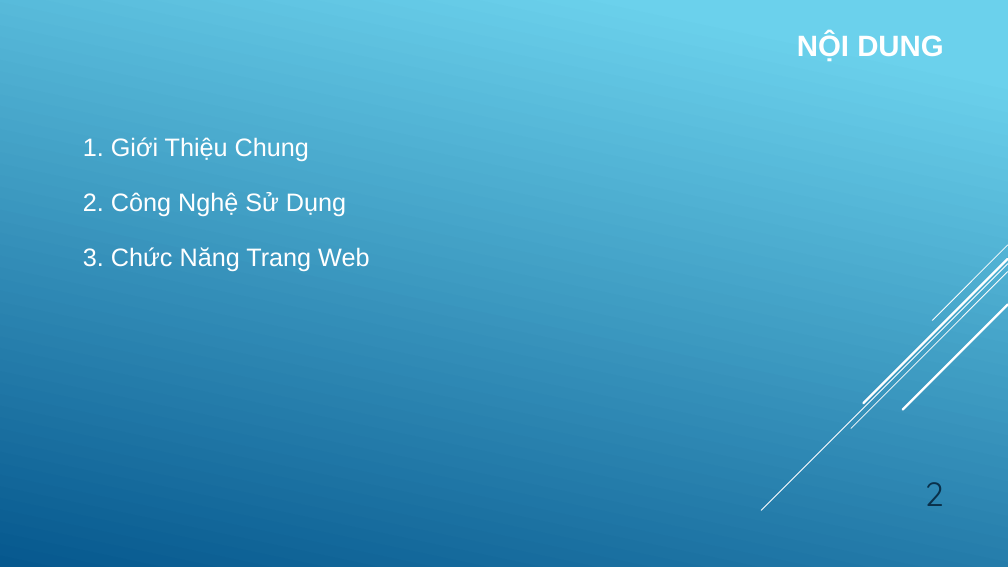
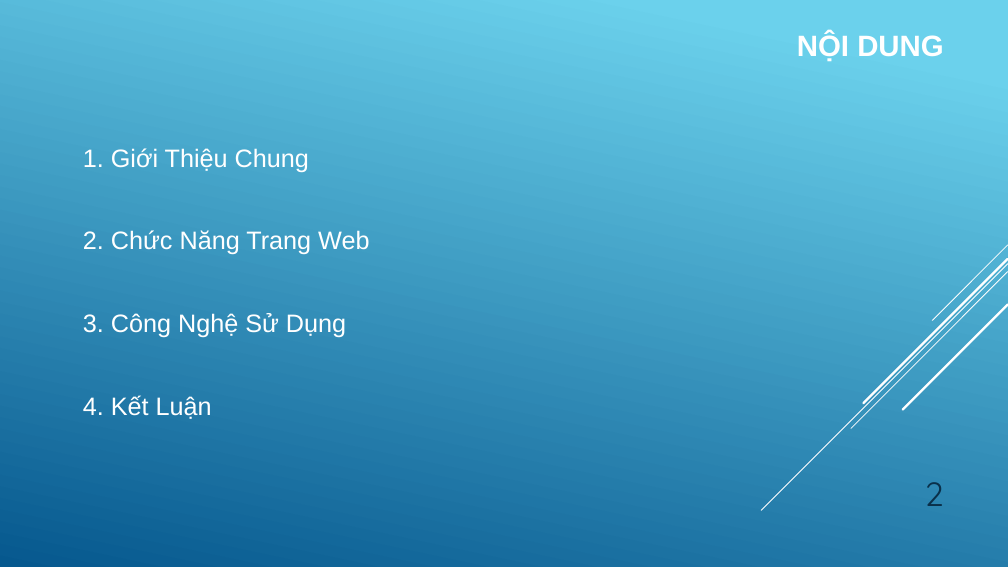
Before and after one commit to quangdat99/btl, a slide deck: slide 2 of Slide.pptx. Drawn at 1008x567 pixels with LibreOffice and Linux fonts; fonts in the diff are those of the drawing. Boxes give left, top, right and bottom in pixels: in the first picture for what was removed or moved away, otherwise in the second. Text is boxed around its words. In the diff, an @@ line names an element or a change of style, - is before the commit and + after.

Commit message:
Slide

```diff
--- a/Slide.pptx
+++ b/Slide.pptx
@@ text "1. Giới Thiệu Chung": place and size @@
-text "1. Giới Thiệu Chung" at box(83, 137, 309, 161)
+text "1. Giới Thiệu Chung" at box(83, 148, 309, 172)
@@ text at box(83, 230, 369, 254): text changed @@
-3. Chức Năng Trang Web
+2. Chức Năng Trang Web
@@ text at box(83, 313, 346, 337): text changed @@
-2. Công Nghệ Sử Dụng
+3. Công Nghệ Sử Dụng
@@ text added at box(83, 395, 212, 419), 24 pt, text #FFFFFF @@
+4. Kết Luận
```
Also in this commit, not shown: 3 other slides changed, 5 slides added, 5 slides removed.
